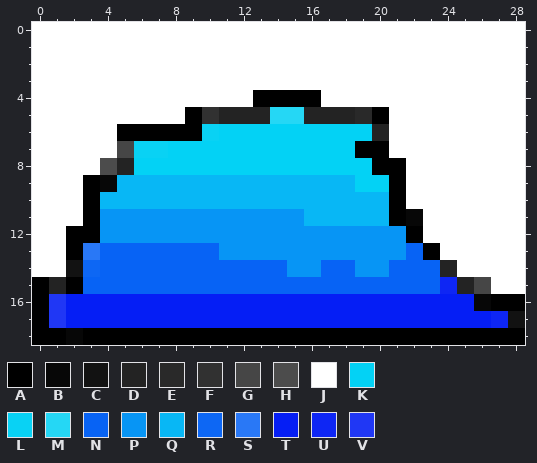
File history of a pixel-art sprite, images/Gloob/bloob_down4.png. The picture above was drawn from the file before the commit.
The file is 29x19 pixels. Colours within 5 levels of each other are drawn and written as one.
Palette (. is transparent): A #000000  B #070707  C #121212  D #232323  E #292929  F #313131  G #464646  H #4c4c4c  J #ffffff  K #03d2f5  L #09d2f4  M #25d7f5  N #0763f5  P #0795f5  Q #08b7f5  R #0d67f4  S #2978f6  T #051ef5  U #0e26f4  V #2037f5
And afterwards:
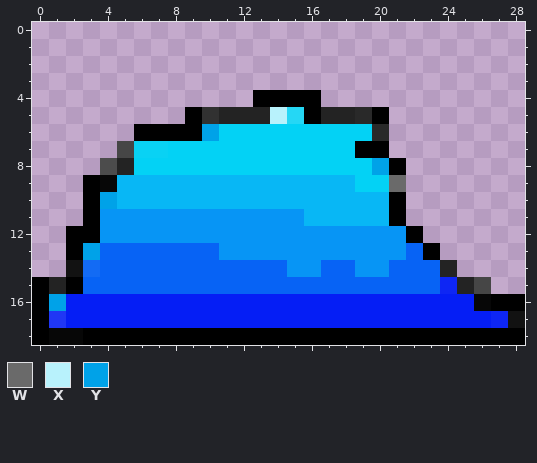
Colours new in this view: W #6a6a6a  X #b8f2fc  Y #00a2e8
Edits made:
{"colour":"R","old":"#0d67f4","new":"#136bf4"}
{"y":0,"x":0,"old":"JJJJJJJJJJJJJJJJJJJJJJJJJJJJJ","new":"............................."}
{"y":1,"x":0,"old":"JJJJJJJJJJJJJJJJJJJJJJJJJJJJJ","new":"............................."}
{"y":2,"x":0,"old":"JJJJJJJJJJJJJJJJJJJJJJJJJJJJJ","new":"............................."}
{"y":3,"x":0,"old":"JJJJJJJJJJJJJJJJJJJJJJJJJJJJJ","new":"............................."}
{"y":4,"x":0,"old":"JJJJJJJJJJJJJ","new":"............."}
{"y":4,"x":17,"old":"JJJJJJJJJJJJ","new":"............"}
{"y":5,"x":0,"old":"JJJJJJJJJ","new":"........."}
{"y":5,"x":14,"old":"M","new":"X"}
{"y":5,"x":16,"old":"D","new":"A"}
{"y":5,"x":21,"old":"JJJJJJJJ","new":"........"}
{"y":6,"x":0,"old":"JJJJJA","new":"......"}
{"y":6,"x":10,"old":"L","new":"Y"}
{"y":6,"x":20,"old":"DJJJJJJJJ","new":"E........"}
{"y":7,"x":0,"old":"JJJJJ","new":"....."}
{"y":7,"x":21,"old":"JJJJJJJJ","new":"........"}
{"y":8,"x":0,"old":"JJJJ","new":"...."}
{"y":8,"x":20,"old":"A","new":"Y"}
{"y":8,"x":22,"old":"JJJJJJJ","new":"......."}
{"y":9,"x":0,"old":"JJJ","new":"..."}
{"y":9,"x":21,"old":"AJJJJJJJ","new":"W......."}
{"y":10,"x":0,"old":"JJJ","new":"..."}
{"y":10,"x":4,"old":"Q","new":"Y"}
{"y":10,"x":22,"old":"JJJJJJJ","new":"......."}
{"y":11,"x":0,"old":"JJJ","new":"..."}
{"y":11,"x":22,"old":"BJJJJJJ","new":"......."}
{"y":12,"x":0,"old":"JJ","new":".."}
{"y":12,"x":23,"old":"JJJJJJ","new":"......"}
{"y":13,"x":0,"old":"JJ","new":".."}
{"y":13,"x":3,"old":"S","new":"Y"}
{"y":13,"x":24,"old":"JJJJJ","new":"....."}
{"y":14,"x":0,"old":"JJ","new":".."}
{"y":14,"x":25,"old":"JJJJ","new":"...."}
{"y":15,"x":27,"old":"JJ","new":".."}
{"y":16,"x":1,"old":"V","new":"Y"}
{"y":18,"x":1,"old":"A","new":"B"}
